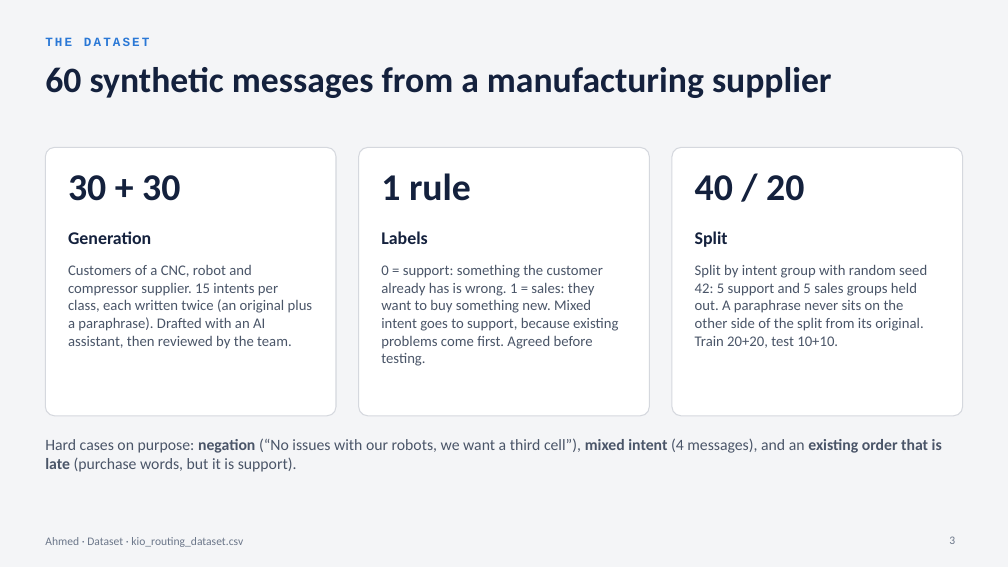
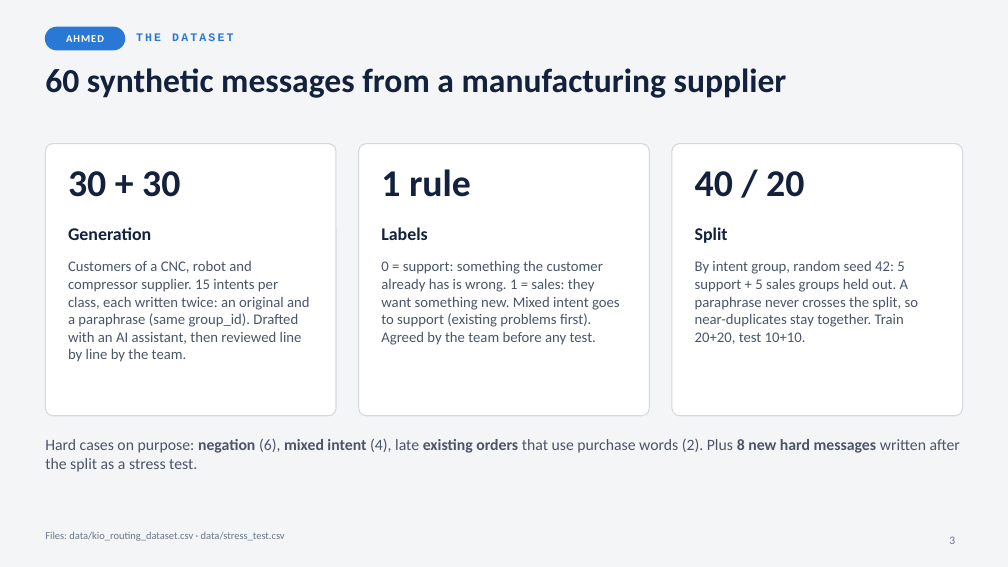
Before and after one commit to Ahmed-Aldmrdash/Ml-project01-agent-kio-routing, a slide deck: slide 3 of docs/ML_Project01_Agent_KIO_Routing.pptx. Drawn at 1008x567 pixels with LibreOffice and Linux fonts; fonts in the diff are those of the drawing. Boxes give left, top, right and bottom in pixels: in the first picture for what was removed or moved away, otherwise in the second. Text is boxed around its words. In the diff, an @@ line names an element or a change of style, - is before the commit and + after.

```diff
--- a/docs/ML_Project01_Agent_KIO_Routing.pptx
+++ b/docs/ML_Project01_Agent_KIO_Routing.pptx
@@ rounded rectangle added at (x1=45, y1=27, x2=125, y2=50), fill #2A78D6, outline #2A78D6 1 pt @@
@@ text "THE DATASET" moved from (x1=45, y1=37, x2=149, y2=46) to (x1=136, y1=33, x2=233, y2=41) @@
@@ text "THE DATASET" at (x1=136, y1=33, x2=233, y2=41): size 12 to 11 pt; vertical alignment middle to top @@
@@ title "60 synthetic messages from a ..." at (x1=45, y1=68, x2=787, y2=98): size 34 to 32 pt @@
@@ text added at (x1=66, y1=35, x2=104, y2=42), 10 pt, text #FFFFFF, bold @@
+AHMED
@@ proportions changed in 3 elements at (x1=45, y1=144, x2=336, y2=416), (x1=358, y1=144, x2=649, y2=416), (x1=672, y1=144, x2=963, y2=416) @@
@@ 6 texts moved together from (x1=68, y1=173, x2=804, y2=247) to (x1=68, y1=169, x2=804, y2=243) @@
@@ text at (x1=68, y1=261, x2=309, y2=362): text changed @@
-Customers of a CNC, robot and compressor supplier. 15 intents per class, each written twice (an original plus a paraphrase). Drafted with an AI assistant, then reviewed by the team.
+Customers of a CNC, robot and compressor supplier. 15 intents per class, each written twice: an original and a paraphrase (same group_id). Drafted with an AI assistant, then reviewed line by line by the team.
@@ text at (x1=381, y1=261, x2=620, y2=345): text changed @@
-0 = support: something the customer already has is wrong. 1 = sales: they want to buy something new. Mixed intent goes to support, because existing problems come first. Agreed before testing.
+0 = support: something the customer already has is wrong. 1 = sales: they want something new. Mixed intent goes to support (existing problems first). Agreed by the team before any test.
@@ text at (x1=695, y1=261, x2=918, y2=344): text changed @@
-Split by intent group with random seed 42: 5 support and 5 sales groups held out. A paraphrase never sits on the other side of the split from its original. Train 20+20, test 10+10.
+By intent group, random seed 42: 5 support + 5 sales groups held out. A paraphrase never crosses the split, so near-duplicates stay together. Train 20+20, test 10+10.
@@ text at (x1=45, y1=438, x2=960, y2=472): text changed @@
-Hard cases on purpose: negation (“No issues with our robots, we want a third cell”), mixed intent (4 messages), and an existing order that is late (purchase words, but it is support).
+Hard cases on purpose: negation (6), mixed intent (4), late existing orders that use purchase words (2). Plus 8 new hard messages written after the split as a stress test.
@@ text at (x1=45, y1=532, x2=285, y2=541): text changed; size 11 to 10 pt @@
-Ahmed · Dataset · kio_routing_dataset.csv
+Files: data/kio_routing_dataset.csv · data/stress_test.csv
@@ text "Files: data/kio_routing_dataset.csv · data/stress_test.csv" at (x1=45, y1=532, x2=285, y2=541): vertical alignment middle to top @@
```
Also in this commit, not shown: 9 other slides changed, 4 slides added, 3 slides removed, 13 other files.
